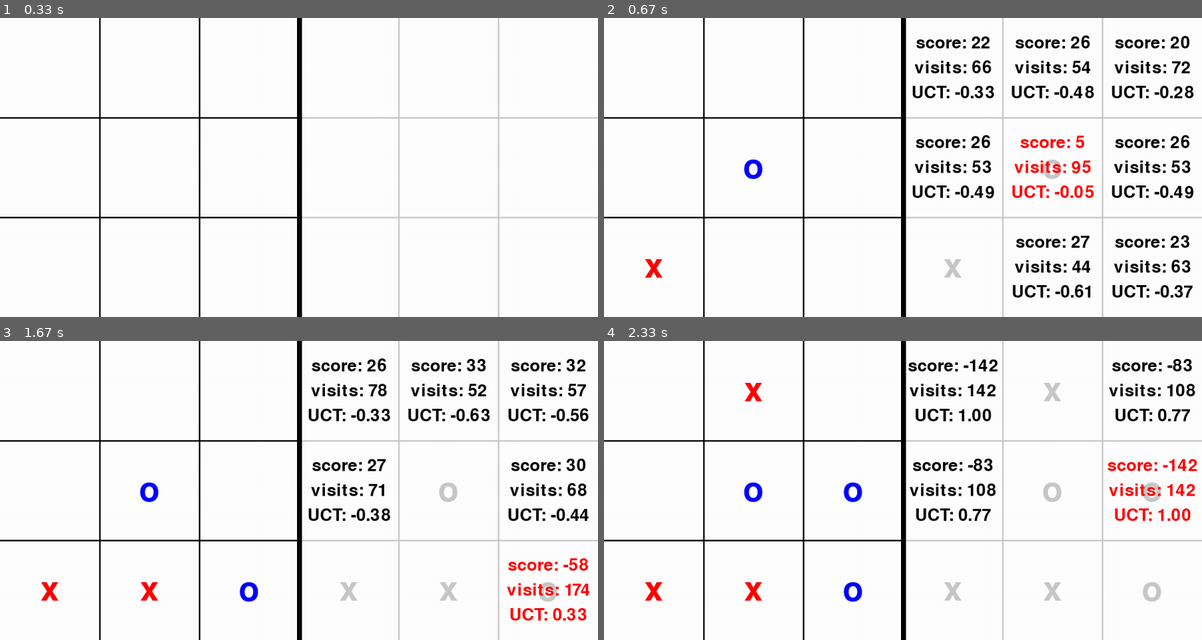
Above: before the commit, frames 1-4 (two rows, left to right).
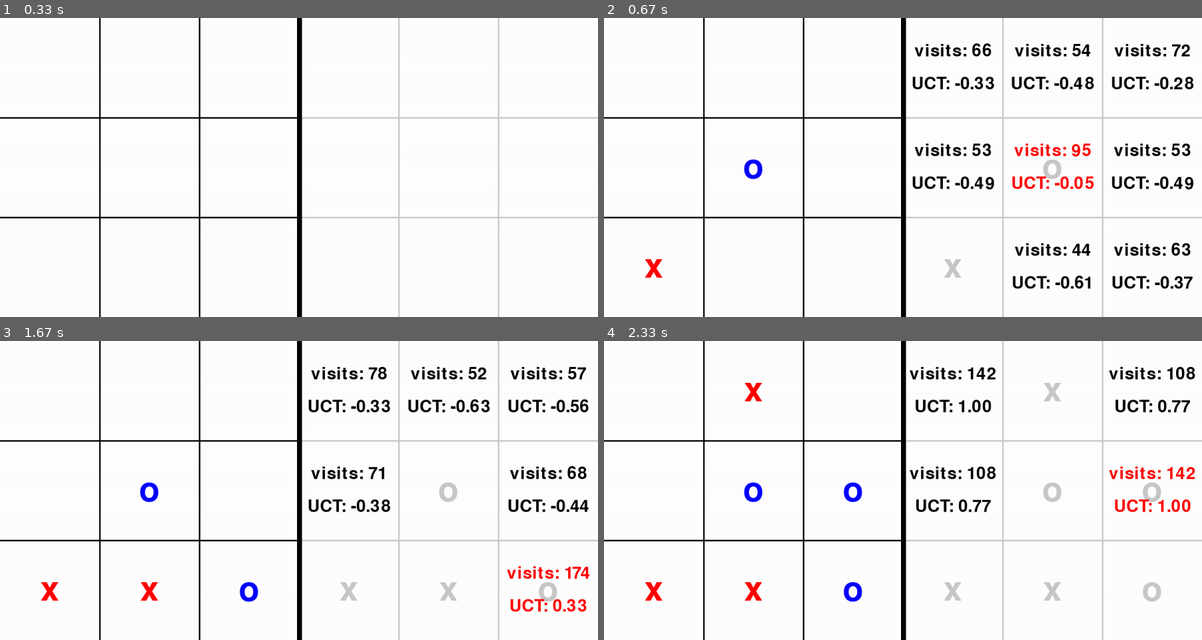
Above: after the commit, the same moments.

Repository: HamadTria/MCTS
Game: pygame game, started from tictactoe pygame.py
The game is run twice, just before and just after one commit, with the same random seed, the same clock (stepped at 60 frames per second) and the same inputs.
Inputs (mouse positions are in pixels of both pictures, inside the frame that each line leads up to):
- Up to frame 1 (0.33 s): no input
- Up to frame 2 (0.67 s): click (903, 167) at 0.38 s
- Up to frame 3 (1.67 s): click (113, 559) at 1.3 s; move the mouse to (143, 379) at 1.57 s
- Up to frame 4 (2.33 s): click (747, 379) at 1.77 s; move the mouse to (687, 481) at 2.13 s

Frame 1 is identical in both runs. In frame 2, 9.6% of the frame differs, in the area x 51-99%, y 5-94%; in frame 3, 7.2%; in frame 4, 5.0%.

Commit message:
remove score

Diff:
--- a/tictactoe pygame.py
+++ b/tictactoe pygame.py
@@ -193,16 +193,12 @@
                             col = pos % 3
                             row = pos // 3
                             x = (col * (SCREEN_WIDTH // 3) + (SCREEN_WIDTH // 3) // 2 + OFFSET)
-                            y_1 = row * (SCREEN_HEIGHT // 3) + (SCREEN_HEIGHT // 3) // 4
-                            y_2 = row * (SCREEN_HEIGHT // 3) + (SCREEN_HEIGHT // 3) // 4 * 2
-                            y_3 = row * (SCREEN_HEIGHT // 3) + (SCREEN_HEIGHT // 3) // 4 * 3
-                            score = small_font.render(f'score: {child.score}', True, FONT_COLOR)
+                            y_1 = row * (SCREEN_HEIGHT // 3) + (SCREEN_HEIGHT // 3) // 3
+                            y_2 = row * (SCREEN_HEIGHT // 3) + (SCREEN_HEIGHT // 3) // 3 * 2
                             visits = small_font.render(f'visits: {child.visits}', True, FONT_COLOR)
                             uct = small_font.render(f'UCT: {child.uct:.2f}', True, FONT_COLOR)
-                            score_rect = score.get_rect(center=(x, y_1))
-                            visits_rect = visits.get_rect(center=(x, y_2))
-                            uct_rect = uct.get_rect(center=(x, y_3))
-                            screen.blit(score, score_rect)
+                            visits_rect = visits.get_rect(center=(x, y_1))
+                            uct_rect = uct.get_rect(center=(x, y_2))
                             screen.blit(visits, visits_rect)
                             screen.blit(uct, uct_rect)
                             break
@@ -217,16 +213,12 @@
                                 col = best_child_pos % 3
                                 row = best_child_pos // 3
                                 x = (col * (SCREEN_WIDTH // 3) + (SCREEN_WIDTH // 3) // 2 + OFFSET)
-                                y_1 = row * (SCREEN_HEIGHT // 3) + (SCREEN_HEIGHT // 3) // 4
-                                y_2 = row * (SCREEN_HEIGHT // 3) + (SCREEN_HEIGHT // 3) // 4 * 2
-                                y_3 = row * (SCREEN_HEIGHT // 3) + (SCREEN_HEIGHT // 3) // 4 * 3
-                                score = small_font.render(f'score: {best_child.score}', True, BEST_CHILD_COLOR)
+                                y_1 = row * (SCREEN_HEIGHT // 3) + (SCREEN_HEIGHT // 3) // 3
+                                y_2 = row * (SCREEN_HEIGHT // 3) + (SCREEN_HEIGHT // 3) // 3 * 2
                                 visits = small_font.render(f'visits: {best_child.visits}', True, BEST_CHILD_COLOR)
                                 uct = small_font.render(f'UCT: {best_child.uct:.2f}', True, BEST_CHILD_COLOR)
-                                score_rect = score.get_rect(center=(x, y_1))
-                                visits_rect = visits.get_rect(center=(x, y_2))
-                                uct_rect = uct.get_rect(center=(x, y_3))
-                                screen.blit(score, score_rect)
+                                visits_rect = visits.get_rect(center=(x, y_1))
+                                uct_rect = uct.get_rect(center=(x, y_2))
                                 screen.blit(visits, visits_rect)
                                 screen.blit(uct, uct_rect)
                                 break
